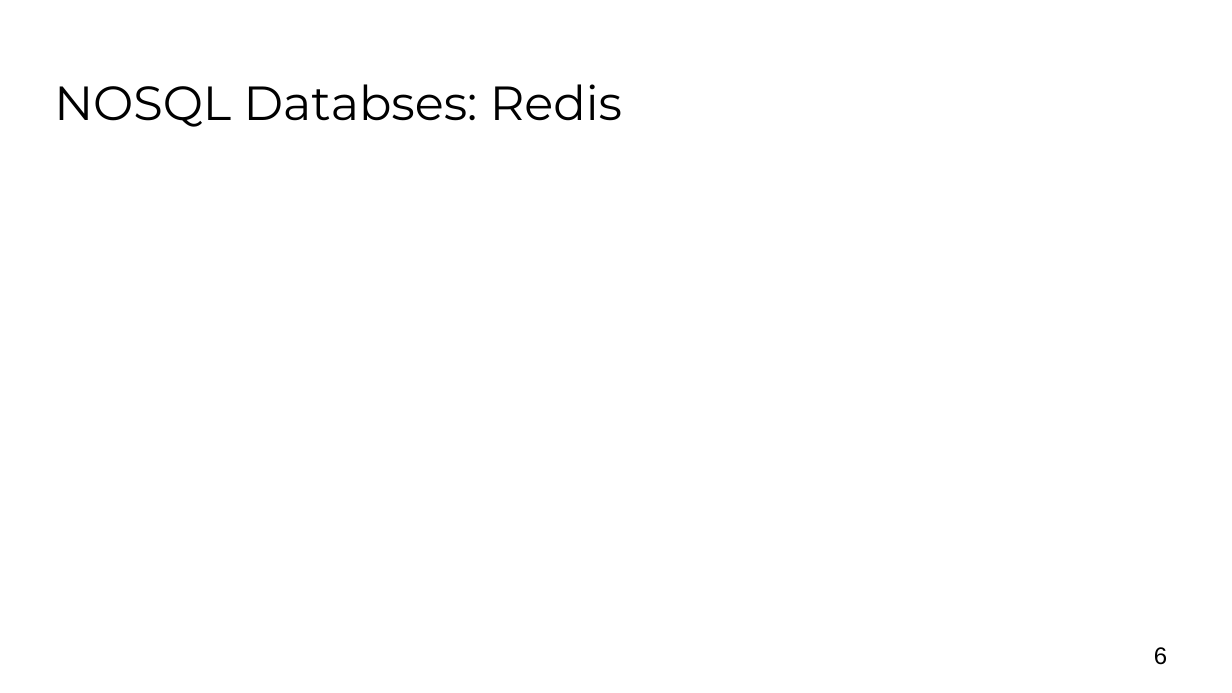
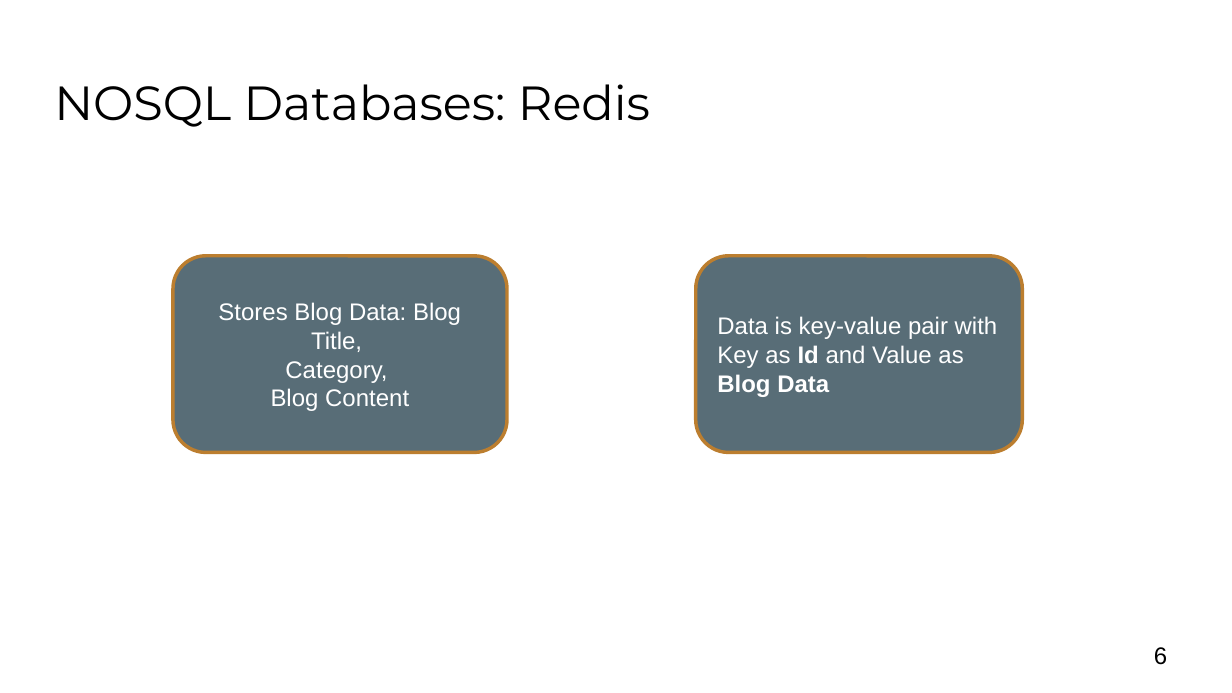
Before and after one commit to akarsh/TUPJNOSQL17, a slide deck: slide 6 of presentation/Presentation 2.pptx. Drawn at 1232x693 pixels with LibreOffice and Linux fonts; fonts in the diff are those of the drawing; background and template pictures are left out. Boxes give left, top, right and bottom in pixels: in the first picture for what was removed or moved away, otherwise in the second. Text is boxed around its words. In the diff, an @@ line names an element or a change of style, - is before the commit and + after.

```diff
--- a/presentation/Presentation 2.pptx
+++ b/presentation/Presentation 2.pptx
@@ title at bbox=[54, 84, 650, 127]: text changed @@
-NOSQL Databses: Redis
+NOSQL Databases: Redis
@@ rounded rectangle added at bbox=[172, 256, 506, 453], fill #586D77, outline #BD7F2F 2 pt, 14 pt, text #FFFFFF @@
+Stores Blog Data: Blog Title,
+Category,
+Blog Content
@@ rounded rectangle added at bbox=[696, 256, 1023, 453], fill #586D77, outline #BD7F2F 2 pt, 14 pt, text #FFFFFF @@
+Data is key-value pair with Key as Id and Value as Blog Data
```
Also in this commit, not shown: 4 slides added, 1 slide removed, 1 other file.
